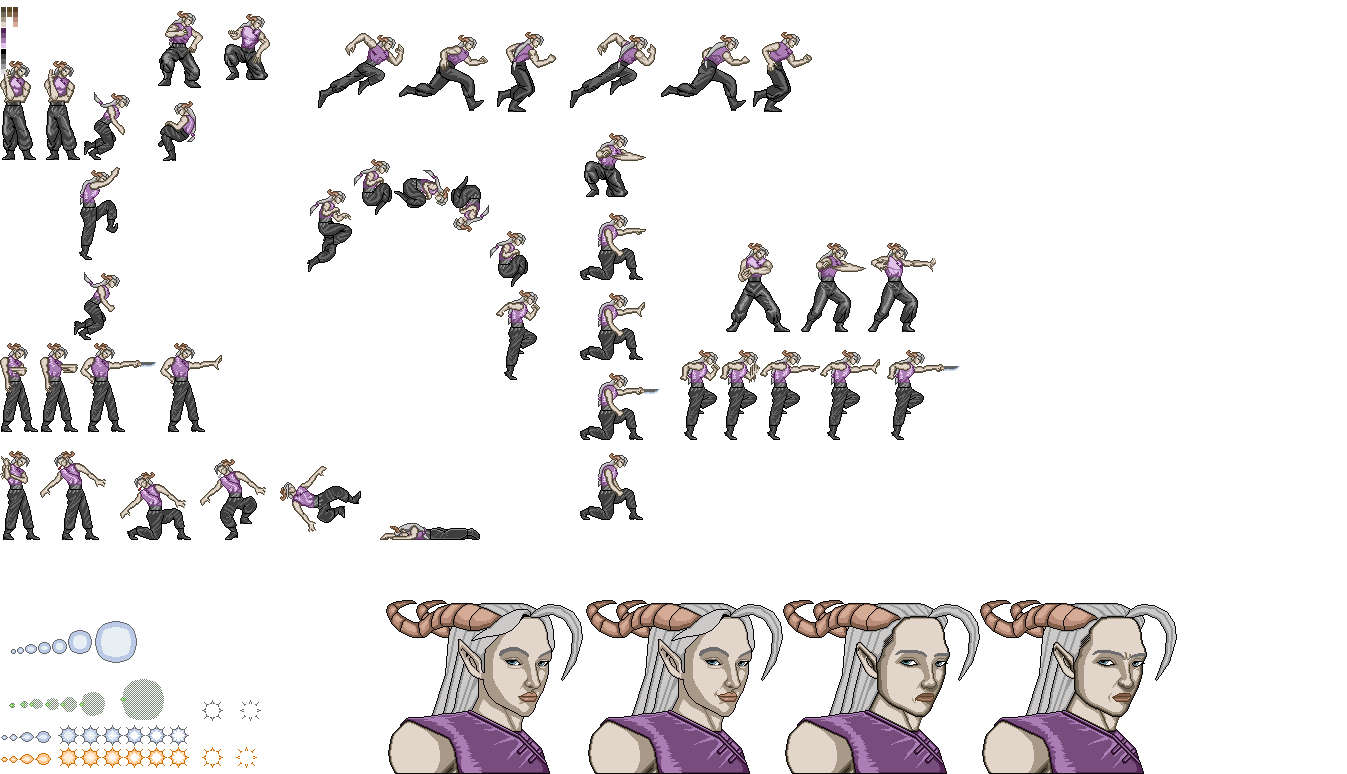
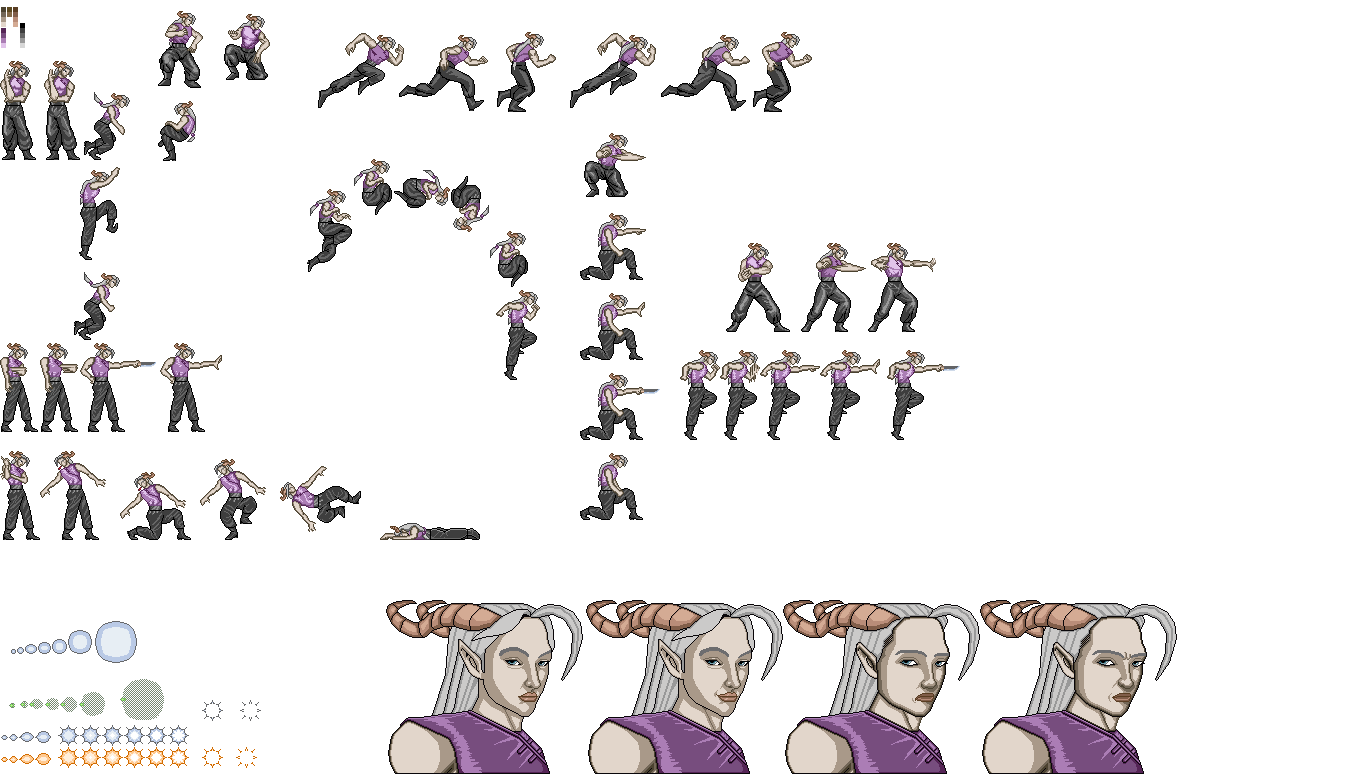
Layers edited between the first and the second 1347×774 image:
painted on "cores da calça" over [1, 23, 25, 74]
painted on "Copiar de Pintar camada 1" (1st of 2, in "Ataque" › "fire bolt") over [1, 23, 25, 74]
painted on "1" (5th of 5, in "Correndo") over [1, 23, 25, 74]
